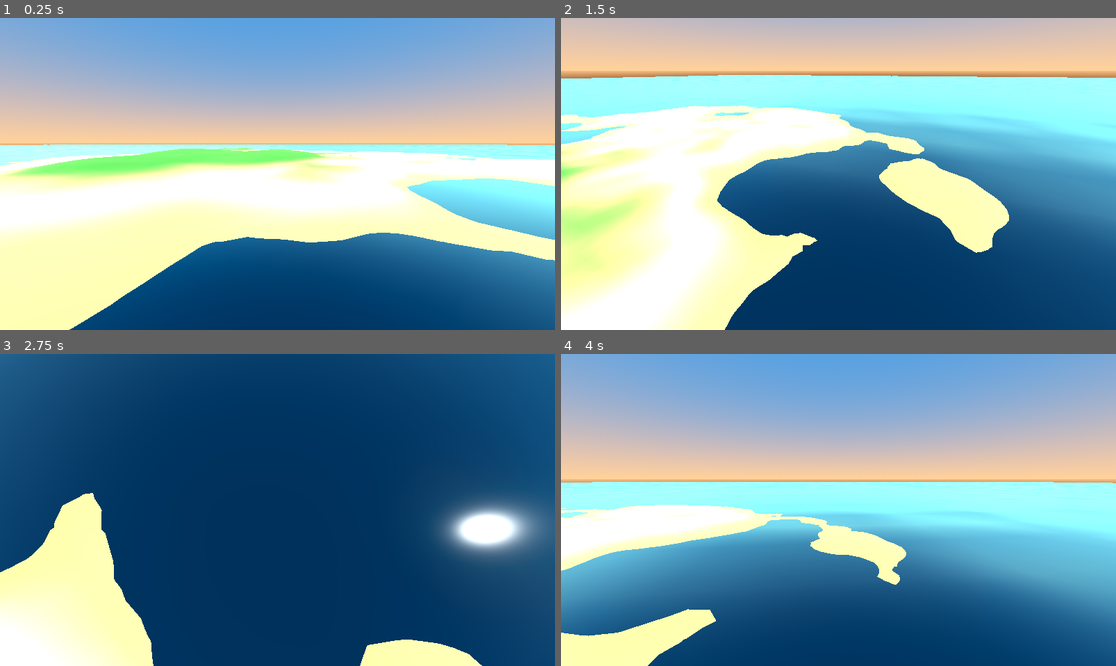
Above: before the commit, frames 1-4 (two rows, left to right).
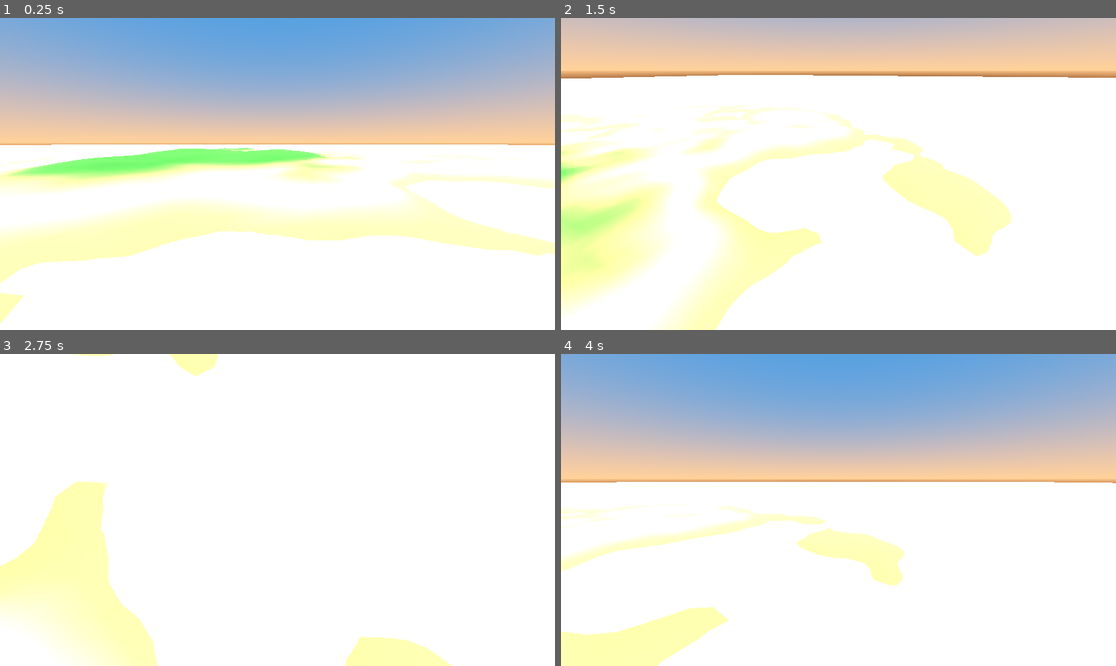
Above: after the commit, the same moments.

Repository: DeniLaFauci/Leonida
Game: Godot game, scene res://scenes/leonida_main.tscn
Two runs of this game, one before a commit and one after it. Both use one fixed random seed, a clock stepped at 60 frames per second and the inputs below.
Inputs:
- Up to frame 1 (0.25 s): no input
- Up to frame 2 (1.5 s): hold Right 0.53-1.28 s; hold E 0.53-1.28 s; hold Down from 1.28 s (still down); tap Q at 1.35 s
- Up to frame 3 (2.75 s): release Down at 2.03 s; hold Right from 2.03 s (still down); hold Shift from 2.03 s (still down)
- Up to frame 4 (4 s): release Right at 2.78 s; release Shift at 2.78 s; hold Up 2.78-3.53 s; tap E at 2.85 s; hold Left from 3.53 s (still down); hold Q from 3.53 s (still down)

The runs differ from the first frame. In frame 1, 33% of the frame differs, in the area x 0-100%, y 40-100%; in frame 2, 51%; in frame 3, 89%, in the area x 0-100%, y 0-100%; in frame 4, 50%.

Commit message:
feat: acqua realistica con trasparenza, schiuma e anti-aliasing a distanza

Diff:
--- a/shaders/leonida_water.gdshader
+++ b/shaders/leonida_water.gdshader
@@ -4,37 +4,107 @@
 global uniform vec3 sun_direction;
 global uniform vec3 sun_color;
 
-uniform vec3 shallow_color : source_color = vec3(0.08, 0.45, 0.48);
-uniform vec3 deep_color : source_color = vec3(0.01, 0.12, 0.18);
-uniform float wave_height : hint_range(0.0, 1.0) = 0.18;
-uniform float wave_speed : hint_range(0.1, 3.0) = 1.20;
+uniform sampler2D depth_texture : hint_depth_texture, filter_linear_mipmap;
+uniform sampler2D screen_texture : hint_screen_texture, filter_linear_mipmap;
+
+// PALLETTE VERDE-OCEAN / SMERALDO STILE LEONIDA
+uniform vec3 shallow_color : source_color = vec3(0.06, 0.32, 0.30);
+uniform vec3 deep_color : source_color = vec3(0.01, 0.08, 0.11);
+uniform vec3 foam_color : source_color = vec3(0.88, 0.93, 0.95);
+
+uniform float beer_factor : hint_range(0.1, 3.0) = 0.55;
+uniform float foam_depth : hint_range(0.05, 1.5) = 0.35;
+uniform float refraction_strength : hint_range(0.0, 0.05) = 0.015;
+uniform float wave_strength : hint_range(0.01, 0.5) = 0.12;
+uniform float wave_speed : hint_range(0.1, 3.0) = 0.9;
 
 varying vec3 world_pos;
 
-float calc_wave(vec2 p, float t) {
-	float w1 = sin(p.x * 0.35 + t * wave_speed) * 0.5;
-	float w2 = cos(p.y * 0.45 + t * wave_speed * 0.85) * 0.35;
-	float w3 = sin((p.x + p.y) * 0.22 - t * wave_speed * 1.1) * 0.25;
-	return (w1 + w2 + w3) * wave_height;
+// RUMORE PROCEDURALE LEGGERO PER SCHIUMA E MICRO-INCRESPATURE
+float hash(vec2 p) {
+	return fract(sin(dot(p, vec2(127.1, 311.7))) * 43758.5453123);
+}
+
+float noise2d(vec2 p) {
+	vec2 i = floor(p);
+	vec2 f = fract(p);
+	f = f * f * (3.0 - 2.0 * f);
+	return mix(
+		mix(hash(i), hash(i + vec2(1.0, 0.0)), f.x),
+		mix(hash(i + vec2(0.0, 1.0)), hash(i + vec2(1.0, 1.0)), f.x),
+		f.y
+	);
+}
+
+// MULTI-OTTAVA PER INCRESPATURE NITIDE CALCOLATE PER-PIXEL
+float wave_height_detail(vec2 p, float t, float dist) {
+	float h = 0.0;
+
+	// ONDE GRANDI (VISIBILI ANCHE A MEDIA DISTANZA)
+	h += sin(p.x * 0.75 + p.y * 0.45 + t * 1.3) * 0.45;
+	h += sin(p.x * -0.55 + p.y * 1.15 - t * 1.1) * 0.30;
+
+	// OTTAVE DI DETTAGLIO SPENTE PROGRESSIVAMENE CON LA DISTANZA
+	float fade_mid = 1.0 - smoothstep(15.0, 75.0, dist);
+	float fade_fine = 1.0 - smoothstep(5.0, 30.0, dist);
+
+	h += (noise2d(p * 1.4 + vec2(t * 0.45, -t * 0.35)) - 0.5) * 0.55 * fade_mid;
+	h += (noise2d(p * 3.8 - vec2(t * 0.65, t * 0.50)) - 0.5) * 0.25 * fade_fine;
+	h += (noise2d(p * 8.5 + vec2(t * 0.90, t * 0.40)) - 0.5) * 0.10 * fade_fine;
+	return h;
 }
 
 void vertex() {
 	world_pos = (MODEL_MATRIX * vec4(VERTEX, 1.0)).xyz;
-	float h = calc_wave(world_pos.xz, TIME);
-	VERTEX.y += h;
-
-	float eps = 0.25;
-	float hx = calc_wave(world_pos.xz + vec2(eps, 0.0), TIME);
-	float hz = calc_wave(world_pos.xz + vec2(0.0, eps), TIME);
-	NORMAL = normalize(vec3(h - hx, eps, h - hz));
+	// SOLO UN LEGGERO RESPIRO LENTO SUI VERTICI PER EVITARE SPIGOLI
+	VERTEX.y += sin(world_pos.x * 0.15 + TIME * wave_speed) * 0.04;
 }
 
 void fragment() {
-	float fresnel = pow(1.0 - clamp(dot(NORMAL, VIEW), 0.0, 1.0), 4.0);
-	vec3 water_col = mix(deep_color, shallow_color, clamp(fresnel * 1.2, 0.0, 1.0));
+	// 1. CALCOLO NORMALE CON ATTENAZIONE PROGRESSIVA PER DISTANZA
+	float dist = length(VERTEX);
+	float dist_fade = 1.0 - smoothstep(10.0, 120.0, dist);
+	float effective_strength = wave_strength * mix(0.06, 1.0, dist_fade);
 
-	ALBEDO = water_col;
-	ROUGHNESS = 0.06;
-	METALLIC = 0.05;
-	SPECULAR = mix(0.5, 1.0, fresnel);
+	float eps = 0.06;
+	float t = TIME * wave_speed;
+	float h0 = wave_height_detail(world_pos.xz, t, dist);
+	float hx = wave_height_detail(world_pos.xz + vec2(eps, 0.0), t, dist);
+	float hz = wave_height_detail(world_pos.xz + vec2(0.0, eps), t, dist);
+
+	vec3 world_normal = normalize(vec3((h0 - hx) * effective_strength / eps, 1.0, (h0 - hz) * effective_strength / eps));
+	NORMAL = normalize((VIEW_MATRIX * vec4(world_normal, 0.0)).xyz);
+
+	// 2. PROFONDITÀ LINEARE REALE
+	float depth_raw = texture(depth_texture, SCREEN_UV).r;
+	vec3 ndc = vec3(SCREEN_UV * 2.0 - 1.0, depth_raw);
+	vec4 view_pos = INV_PROJECTION_MATRIX * vec4(ndc, 1.0);
+	view_pos.xyz /= view_pos.w;
+	float water_depth = max((-view_pos.z) - (-VERTEX.z), 0.0);
+
+	// 3. RIFRAZIONE DEL FONDALE GUIDATA DALLE MICRO-ONDE
+	float refract_mask = clamp(water_depth * 2.0, 0.0, 1.0);
+	vec2 distorted_uv = SCREEN_UV + world_normal.xz * refraction_strength * refract_mask;
+	vec3 seabed = texture(screen_texture, distorted_uv).rgb;
+
+	// 4. ASSORBIMENTO LAMBERT-BEER (VOLUME VERDE-SMERALDO TRASPARENTE)
+	float trasmittance = exp(-water_depth * beer_factor);
+	vec3 water_volume = mix(deep_color, shallow_color, trasmittance);
+	vec3 underwater = mix(water_volume, seabed * mix(vec3(1.0), shallow_color * 2.4, 0.45), trasmittance);
+
+	// 5. EFFETTO FRESNEL (TRASPARENTE GUARDANDO IN BASSO, RIFLETTENTE VERSO L'ORIZZONTE)
+	float ndotv = clamp(dot(NORMAL, VIEW), 0.0, 1.0);
+	float fresnel = pow(1.0 - ndotv, 4.5);
+
+	// 5. SCHIUMA SOTTILE LUNGO LA BATTIGLIA
+	float foam_n = noise2d(world_pos.xz * 4.5 + vec2(t * 0.5, t * 0.3));
+	float shore_edge = smoothstep(foam_depth, 0.0, water_depth);
+	float foam_mask = smoothstep(0.35, 0.75, shore_edge * 0.85 + foam_n * shore_edge);
+
+	// COMPOSIZIONE FINALE: LASCIA AL PBR DI GODOT IL RIFLESSO DEL CIELO E DEL SOLE
+	ALBEDO = mix(underwater, foam_color, foam_mask * 0.8);
+	float base_rough = mix(0.22, 0.035, dist_fade);
+	ROUGHNESS = mix(base_rough, 0.45, foam_mask);
+	METALLIC = 0.0;
+	SPECULAR = mix(0.65, 1.0, fresnel);
 }
